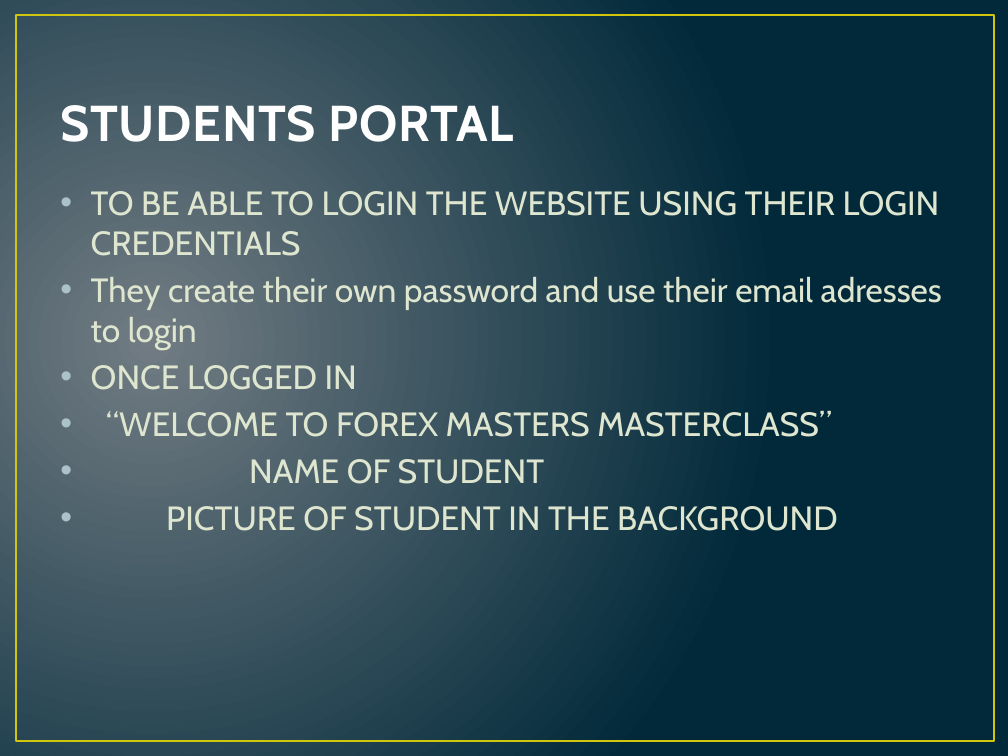
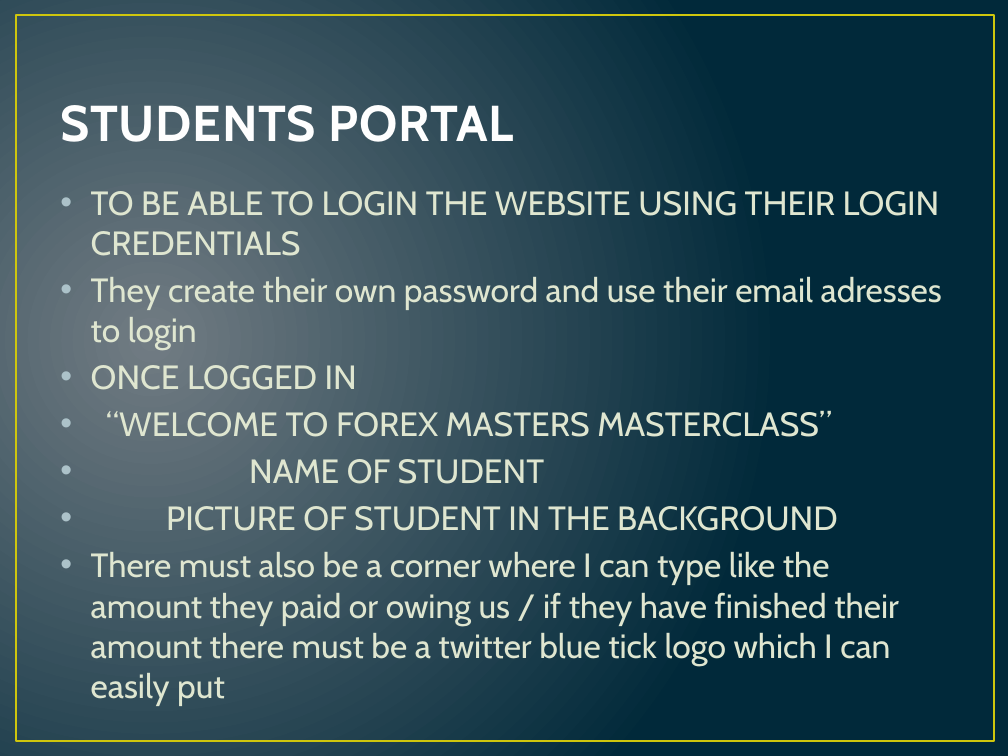
Before and after one commit to KatlegoMokethi/Forex-Masters, a slide deck: slide 3 of docs/WEBSITE UPDATE fx masters.pptx. Drawn at 1008x756 pixels with LibreOffice and Linux fonts; fonts in the diff are those of the drawing. Boxes give left, top, right and bottom in pixels: in the first picture for what was removed or moved away, otherwise in the second. Text is boxed around its words. In the diff, an @@ line names an element or a change of style, - is before the commit and + after.

```diff
--- a/docs/WEBSITE UPDATE fx masters.pptx
+++ b/docs/WEBSITE UPDATE fx masters.pptx
@@ text at (x1=91, y1=551, x2=899, y2=666): paragraph added @@
+• There must also be a corner where I can type like the amount they paid or owing us / if they have finished their amount there must be a twitter blue tick logo which I can easily put
```
Also in this commit, not shown: 3 other slides changed.
